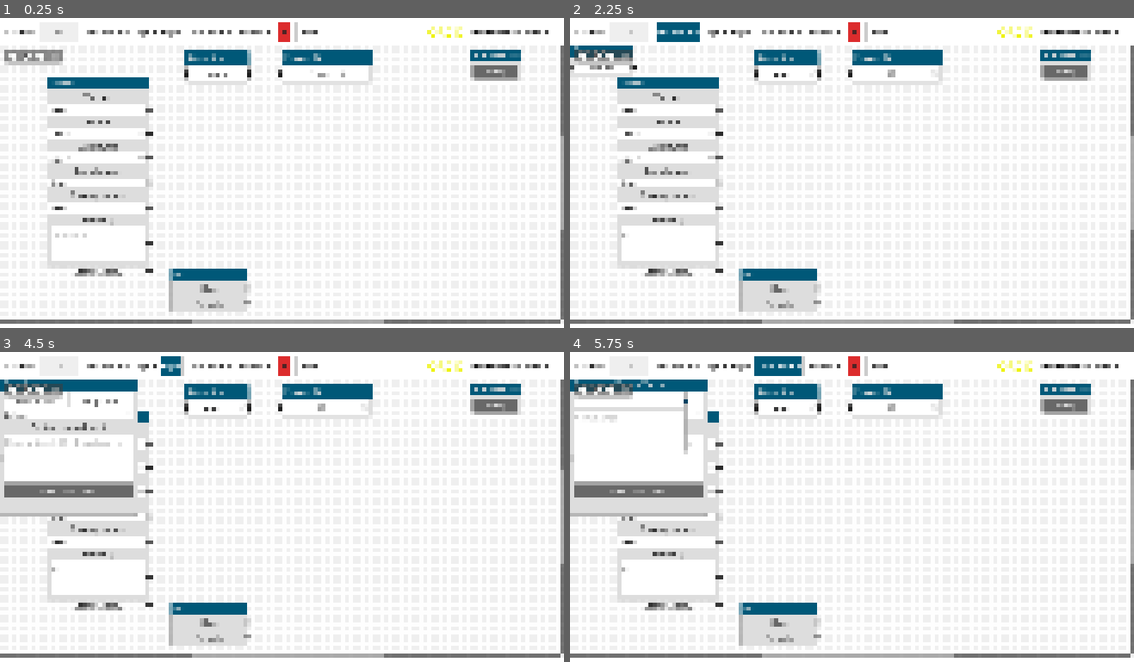
Above: before the commit, frames 1-4 (two rows, left to right).
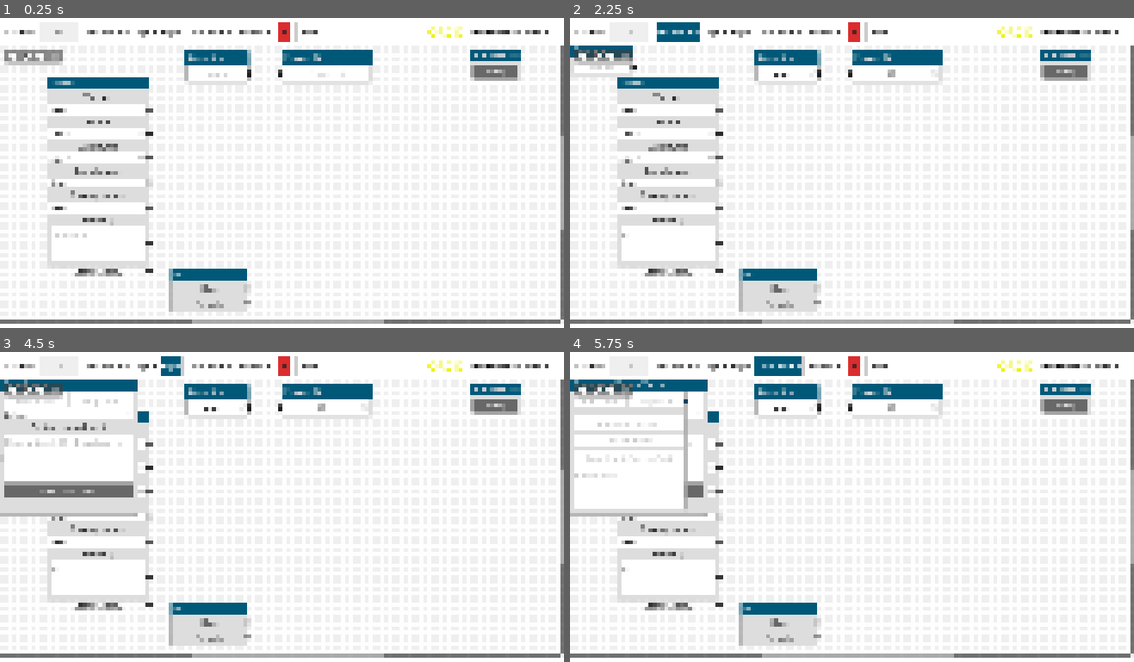
Above: after the commit, the same moments.

Repository: sciple/metadata-app
Game: Godot game, scene res://main.tscn
Same seed, same stepped clock (60 frames per second), same inputs: the game is played once before the commit and once after it.
Inputs (mouse positions are in pixels of both pictures, inside the frame that each line leads up to):
- Up to frame 1 (0.25 s): no input
- Up to frame 2 (2.25 s): click (626, 30) at 0.52 s; type "12" at 0.6 s; click (897, 73) at 0.75 s; type "12" at 0.83 s; click (665, 244) at 0.98 s; type "12" at 1.07 s; click (784, 73) at 1.27 s; type "Alex" at 1.35 s; click "Operator +" at 2 s
- Up to frame 3 (4.5 s): click (33, 401) at 2.77 s; type "Alex" at 2.85 s; click "Cage +" at 3.5 s; click "Exp +" at 4.25 s
- Up to frame 4 (5.75 s): click "Treatment +" at 5 s

The runs differ from the first frame. In frame 1, less than 0.1% of the frame differs, in the area x 32-62%, y 16-20%; in frame 2, less than 0.1%; in frame 3, 0.1%; in frame 4, 3.0%, in the area x 0-34%, y 15-51%.

Commit message:
improved Treatment node

Diff:
--- a/node_element/one_line_field.tscn
+++ b/node_element/one_line_field.tscn
@@ -7,7 +7,7 @@
 offset_right = 67.0625
 offset_bottom = 31.0
 theme_override_colors/font_color = Color(0, 0, 0, 1)
-theme_override_colors/font_placeholder_color = Color(0.347817, 0.347817, 0.347817, 1)
+theme_override_colors/font_placeholder_color = Color(0.8, 0.8, 0.8, 1)
 theme_override_colors/caret_color = Color(0, 0, 0, 1)
 theme_override_constants/caret_width = 1
 theme_override_styles/normal = SubResource("StyleBoxFlat_d26xn")
--- a/operator/operator.tscn
+++ b/operator/operator.tscn
@@ -6,7 +6,7 @@
 [node name="operator" instance=ExtResource("1_4wxmx")]
 offset_right = 129.0
 title = "Operator"
-slot/0/left_enabled = true
+slot/0/left_enabled = false
 slot/0/left_type = 0
 slot/0/left_color = Color(0.133333, 0.133333, 0.133333, 1)
 slot/0/left_icon = null
--- a/static/mnms.tscn
+++ b/static/mnms.tscn
@@ -165,7 +165,7 @@
 item_count = 4
 popup/item_1/text = "C57BL/6J"
 popup/item_1/id = 1
-popup/item_2/text = "C57BL/6J"
+popup/item_2/text = "C57BL/6n"
 popup/item_2/id = 2
 popup/item_3/text = "DBA/2"
 popup/item_3/id = 3
--- a/treatment/treatment.tscn
+++ b/treatment/treatment.tscn
@@ -1,12 +1,14 @@
-[gd_scene load_steps=4 format=3 uid="uid://iufb3w30nvnw"]
+[gd_scene load_steps=5 format=3 uid="uid://iufb3w30nvnw"]
 
 [ext_resource type="PackedScene" uid="uid://bnr0tg0ideh1y" path="res://node_element/node_element.tscn" id="1_nvefy"]
 [ext_resource type="PackedScene" uid="uid://ca56vxmr4iw6d" path="res://node_element/one_line_field.tscn" id="2_pnud6"]
 [ext_resource type="PackedScene" uid="uid://2ef7xpk2mjkj" path="res://node_element/comments.tscn" id="3_2cn8d"]
 
+[sub_resource type="StyleBoxFlat" id="StyleBoxFlat_vo3n1"]
+
 [node name="treatment" groups=["treatment"] instance=ExtResource("1_nvefy")]
 offset_right = 236.0
-offset_bottom = 154.0
+offset_bottom = 171.0
 resizable = true
 title = "Treatment/Group/Factor"
 slot/0/left_enabled = false
@@ -27,9 +29,48 @@
 slot/1/right_color = Color(1, 1, 1, 1)
 slot/1/right_icon = null
 slot/1/draw_stylebox = true
+slot/2/left_enabled = false
+slot/2/left_type = 0
+slot/2/left_color = Color(1, 1, 1, 1)
+slot/2/left_icon = null
+slot/2/right_enabled = false
+slot/2/right_type = 0
+slot/2/right_color = Color(1, 1, 1, 1)
+slot/2/right_icon = null
+slot/2/draw_stylebox = true
 
-[node name="one_line_field" parent="." index="1" instance=ExtResource("2_pnud6")]
+[node name="HBoxContainer" type="HBoxContainer" parent="." index="1"]
 layout_mode = 2
 
-[node name="comments" parent="." index="2" instance=ExtResource("3_2cn8d")]
+[node name="one_line_field" parent="HBoxContainer" index="0" instance=ExtResource("2_pnud6")]
 layout_mode = 2
+size_flags_horizontal = 3
+placeholder_text = "Start date"
+
+[node name="one_line_field2" parent="HBoxContainer" index="1" instance=ExtResource("2_pnud6")]
+layout_mode = 2
+size_flags_horizontal = 3
+placeholder_text = "Stop date"
+
+[node name="HSeparator" type="HSeparator" parent="." index="2"]
+custom_minimum_size = Vector2(0, 12)
+layout_mode = 2
+theme_override_styles/separator = SubResource("StyleBoxFlat_vo3n1")
+
+[node name="VBoxContainer" type="VBoxContainer" parent="." index="3"]
+layout_mode = 2
+
+[node name="common_name" parent="VBoxContainer" index="0" instance=ExtResource("2_pnud6")]
+layout_mode = 2
+placeholder_text = "Common name"
+
+[node name="CAS number" parent="VBoxContainer" index="1" instance=ExtResource("2_pnud6")]
+layout_mode = 2
+placeholder_text = "CAS number"
+
+[node name="dose" parent="VBoxContainer" index="2" instance=ExtResource("2_pnud6")]
+layout_mode = 2
+placeholder_text = "Dose + unit (i.e. mg/kg)"
+
+[node name="comments" parent="VBoxContainer" index="3" instance=ExtResource("3_2cn8d")]
+layout_mode = 2
Not shown, changed: README.md
